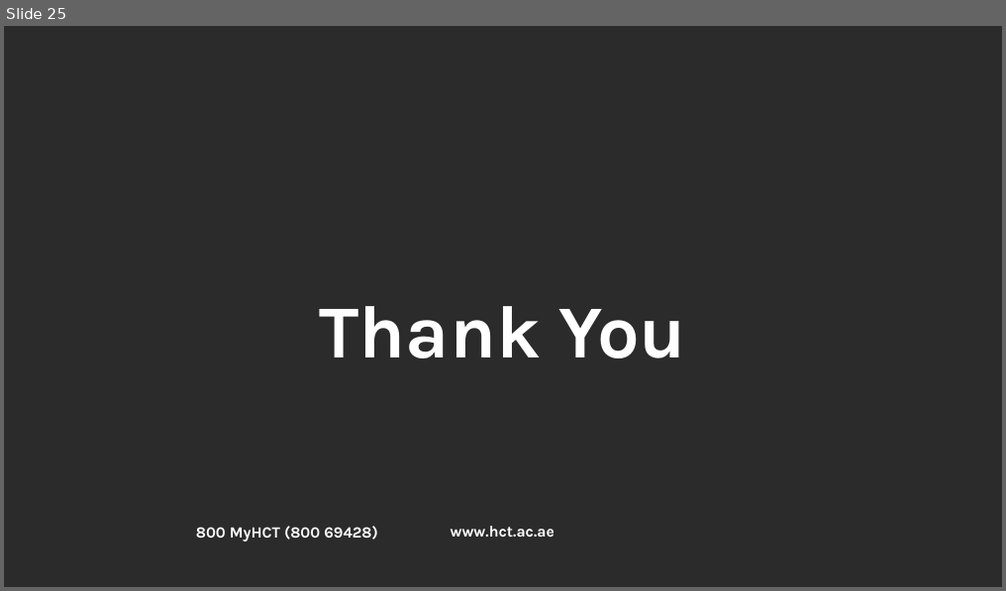
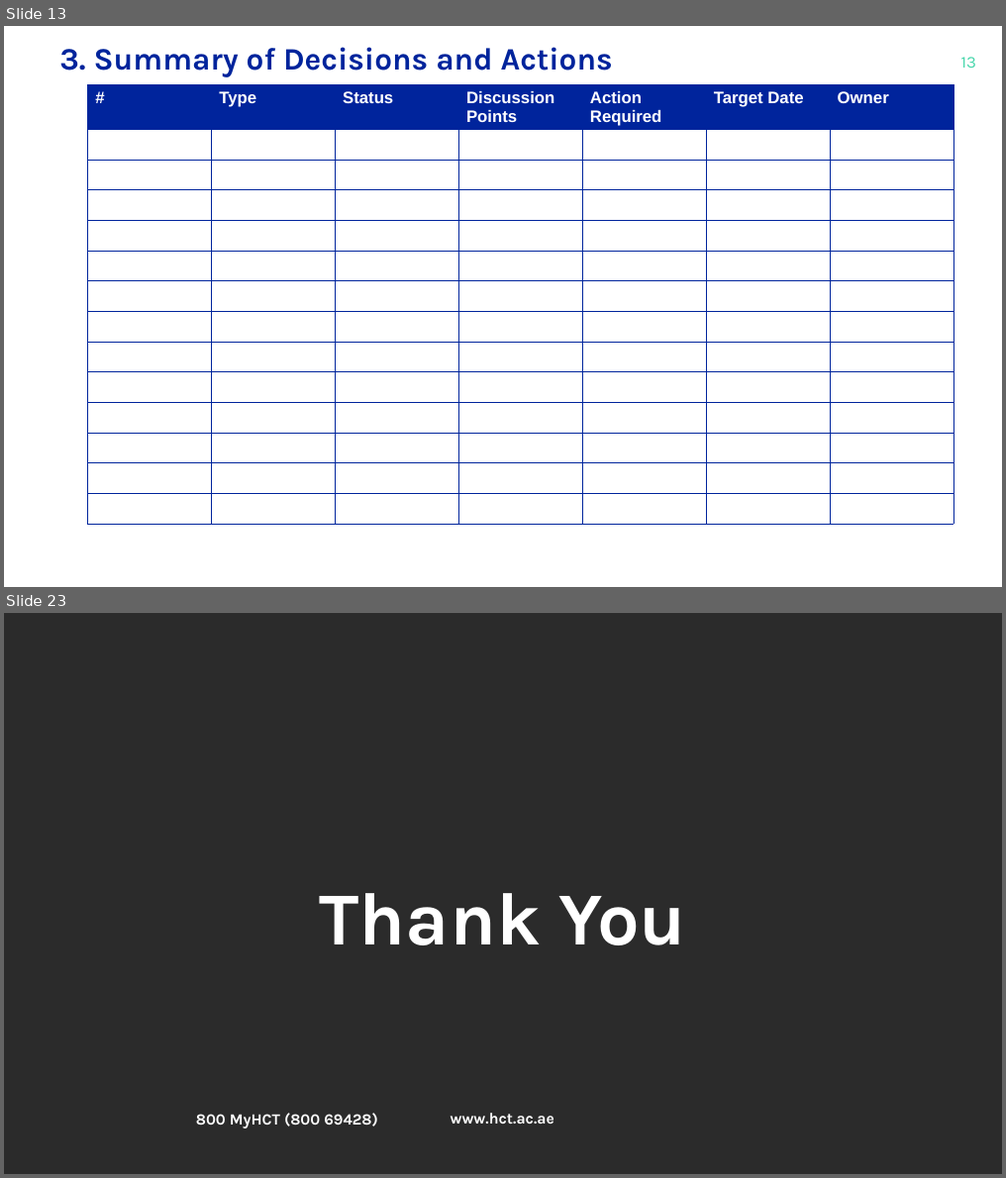
Before and after one commit to josephsismart/hct-cohs-ehs-kpi, a slide deck: templates/template.pptx. Shown one above the other, each under a label of ours: slide 25 before the commit, slides 13 and 23 after it; the slides between them are not shown. The pictures are 1006x591 and 1006x1178 pixels, drawn with LibreOffice and Linux fonts; fonts in the diff are those of the drawing; background and template pictures are left out; a plain dark background stands for a picture behind light text. Boxes give left, top, right and bottom in pixels: in the first picture for what was removed or moved away, otherwise in the second. Text is boxed around its words. In the diff, an @@ line names an element or a change of style, - is before the commit and + after.

```diff
--- a/templates/template.pptx
+++ b/templates/template.pptx
@@ slide 13 added at box(4, 26, 1002, 587), background #FFFFFF @@
@@ text added at box(59, 47, 613, 77), 30 pt, text #00249C, bold @@
+3. Summary of Decisions and Actions
@@ page number added at box(961, 57, 976, 68), 16 pt, text #46D6AB @@
+13
@@ table added at box(88, 85, 952, 528), 14 rows, 7 columns @@
+# | Type | Status | Discussion Points | Action Required | Target Date | Owner
+ |  |  |  |  |  | 
+ |  |  |  |  |  | 
+ |  |  |  |  |  | 
+ |  |  |  |  |  | 
+ |  |  |  |  |  | 
+ |  |  |  |  |  | 
+ |  |  |  |  |  | 
+ |  |  |  |  |  | 
+ |  |  |  |  |  | 
+ |  |  |  |  |  | 
+ |  |  |  |  |  | 
+ |  |  |  |  |  | 
+ |  |  |  |  |  | 
@@ text added at box(138, 291, 714, 313), 12 pt, text #FFFFFF @@
+#
@@ what was slide 25 is now slide 23 @@
```
Also in this commit, not shown: 10 slides changed, 11 other slides added, 14 slides removed.
